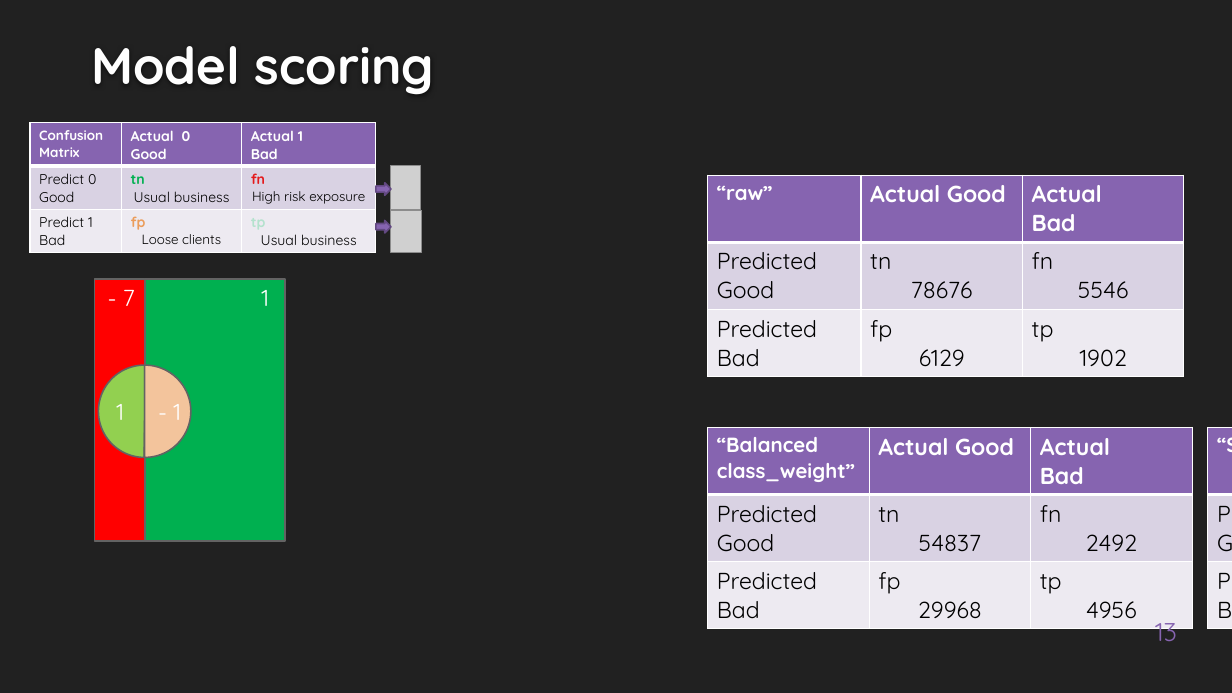
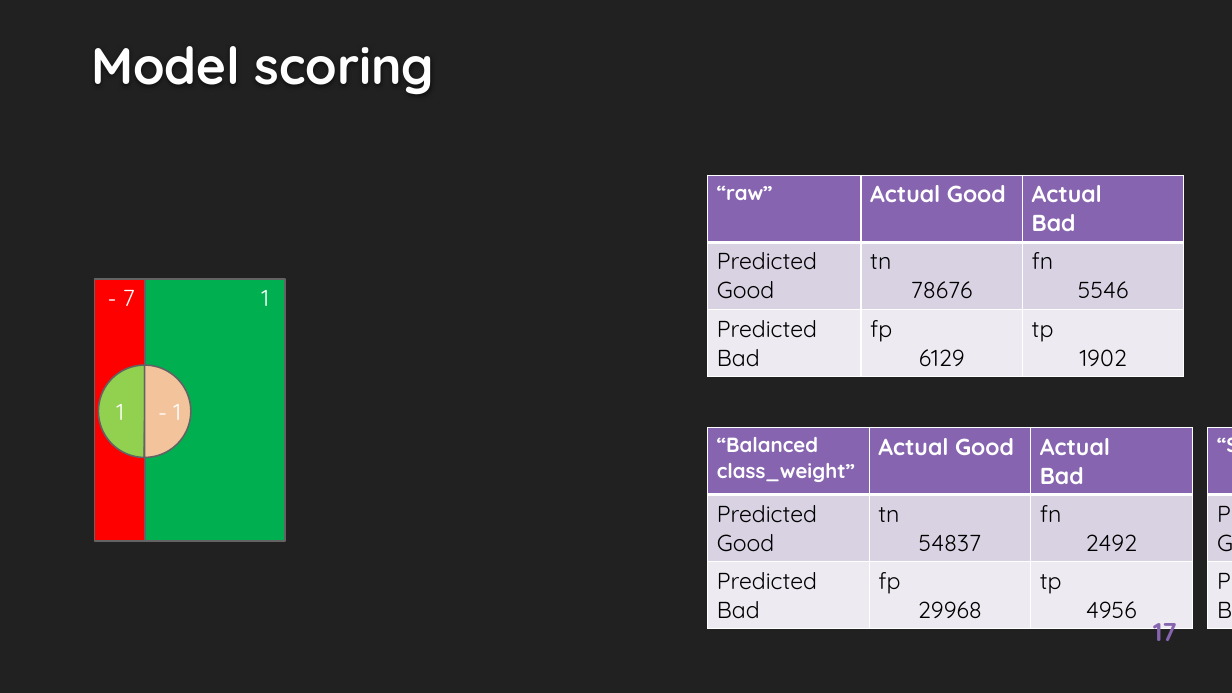
Before and after one commit to EtienneLardeur/P7_Scoring, a slide deck: slide 17 of P7_Support.pptx (slide 13 before the commit). Drawn at 1232x693 pixels with LibreOffice and Linux fonts; fonts in the diff are those of the drawing; grey boxes stand for pictures; background and template pictures are left out. Boxes give left, top, right and bottom in pixels: in the first picture for what was removed or moved away, otherwise in the second. Text is boxed around its words. In the diff, an @@ line names an element or a change of style, - is before the commit and + after.

Commit message:
almost done with model
still a few troubles with threshold, but any other step is fully explained and a fitted best model dumped!

```diff
--- a/P7_Support.pptx
+++ b/P7_Support.pptx
@@ table removed at [30,123,375,252], 3 rows, 3 columns @@
-Confusion Matrix | Actual 0 / Good | Actual 1 / Bad
-Predict 0 Good | tn / Usual business | fn / High risk exposure
-Predict 1 / Bad | fp / Loose clients | tp / Usual business
@@ picture removed at [391,165,421,210] @@
@@ right arrow removed at [376,183,391,196] @@
@@ right arrow removed at [376,221,391,234] @@
@@ picture removed at [391,210,422,252] @@
@@ page number at [1153,614,1177,648]: text changed; bold on @@
-13
+17
```
Also in this commit, not shown: 7 other slides changed, 5 slides added, 2 slides removed, 1 other file.
